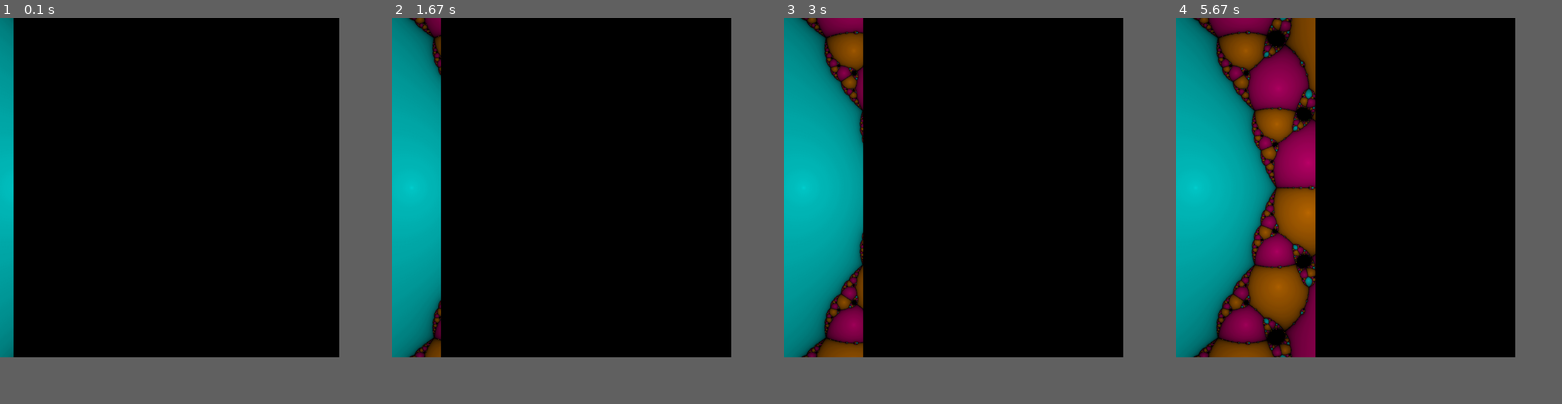
Above: before the commit, frames 1-4 (left to right).
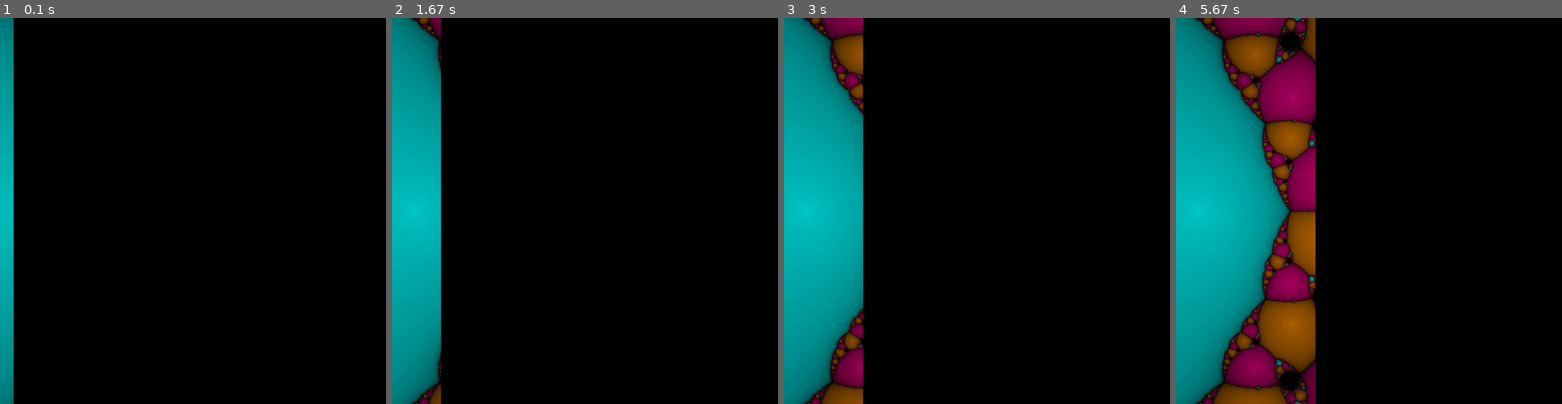
Above: after the commit, the same moments.

Repository: Mocha2007/fractal
Game: pygame game, started from newton_fractals_pygame.py
Two runs of this game, one before a commit and one after it. Both use one fixed random seed, a clock stepped at 60 frames per second and the inputs below.
Inputs:
- Up to frame 1 (0.1 s): no input
- Up to frame 2 (1.67 s): no input
- Up to frame 3 (3 s): no input
- Up to frame 4 (5.67 s): no input
In our replay, the window is 791x791 before the commit and 900x900 after it. These sizes can differ from the game's own. Grey fills any space a smaller window leaves; there, only what the larger window draws over its background counts as a difference.

The runs differ from the first frame. In frame 1, 0.5% of the frame differs, in the area x 0-4%, y 84-100%; in frame 2, 2.9%; in frame 3, 6.7%; in frame 4, 19%, in the area x 0-37%, y 0-100%.

Commit message:
bigger size

Diff:
--- a/newton_fractals_pygame.py
+++ b/newton_fractals_pygame.py
@@ -8,7 +8,7 @@
 black = 0, 0, 0
 red = 255, 0, 0
 
-size = 900, 900
+size = 1024, 1024
 width, height = size
 root_size = 4
 
